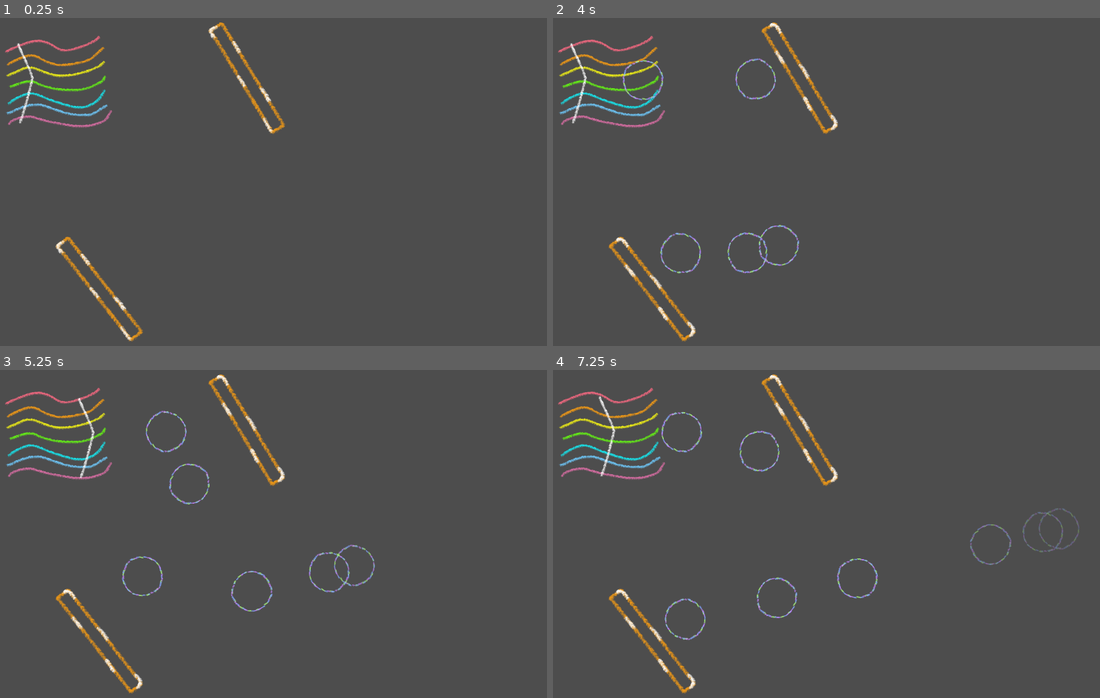
Above: before the commit, frames 1-4 (two rows, left to right).
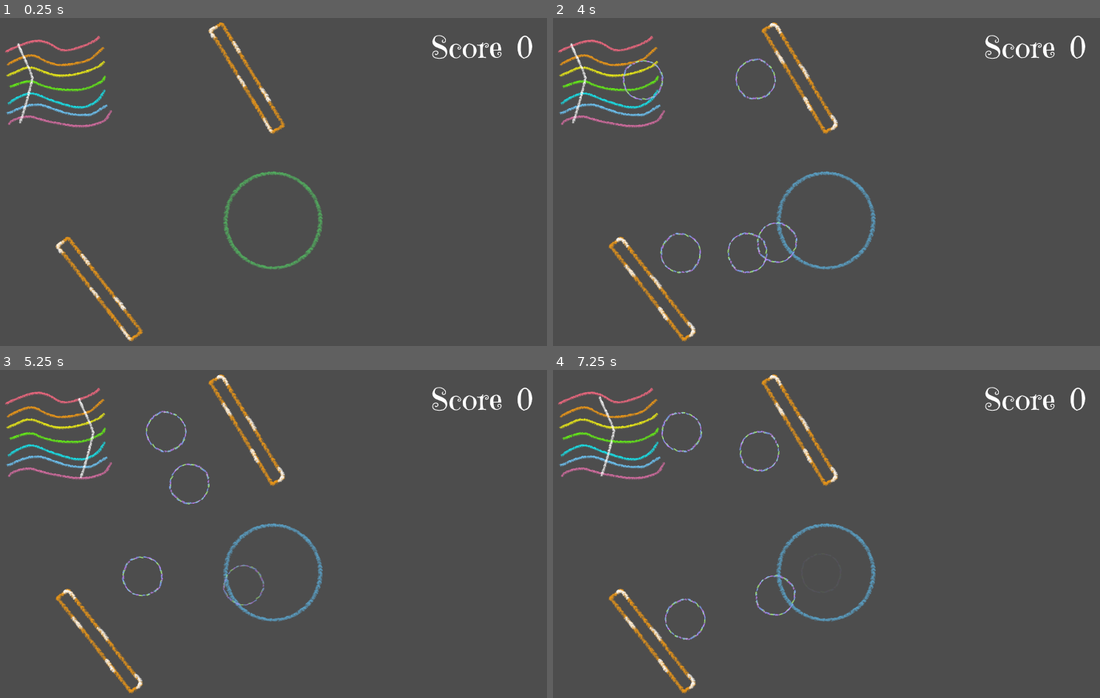
Above: after the commit, the same moments.

Repository: KuthorX/element-maze
Game: Godot game, scene res://node_2d.tscn
Same seed, same stepped clock (60 frames per second), same inputs: the game is played once before the commit and once after it.
Inputs:
- Up to frame 1 (0.25 s): no input
- Up to frame 2 (4 s): tap Enter (ui_accept) at 0.5, 0.77, 1.52, 3.02, 3.77 s
- Up to frame 3 (5.25 s): tap Enter (ui_accept) at 4.52 s
- Up to frame 4 (7.25 s): tap Enter (ui_accept) at 6.02, 6.77 s

The runs differ from the first frame. In frame 1, 0.9% of the frame differs, in the area x 40-98%, y 5-77%; in frame 2, 1.2%; in frame 3, 1.4%; in frame 4, 1.6%, in the area x 36-98%, y 5-77%.

Commit message:
feat: DestinationCircle

Diff:
--- a/node_2d.tscn
+++ b/node_2d.tscn
@@ -1,10 +1,17 @@
-[gd_scene load_steps=8 format=3 uid="uid://l5rjn8rcbgs7"]
+[gd_scene load_steps=13 format=3 uid="uid://l5rjn8rcbgs7"]
 
 [ext_resource type="Texture2D" uid="uid://cygvgtb2efe2g" path="res://images/ElementSource.png" id="1_epypp"]
+[ext_resource type="Script" uid="uid://lo1bre0lpy2w" path="res://scripts/LevelScore.gd" id="1_rj586"]
 [ext_resource type="Script" uid="uid://xh0e5d3lj14e" path="res://scripts/ElementSource.gd" id="2_0e48y"]
+[ext_resource type="FontFile" uid="uid://cahop575b4dd7" path="res://fonts/EmilysCandy-Regular.ttf" id="2_4d7sh"]
+[ext_resource type="Script" uid="uid://csuirlyl12unl" path="res://scripts/DestinationCircle.gd" id="3_4d7sh"]
 [ext_resource type="SpriteFrames" uid="uid://r6t4fiwohjp7" path="res://SpriteFrames/ElementSourceArrow.tres" id="3_epypp"]
 [ext_resource type="SpriteFrames" uid="uid://7r7iwjosu258" path="res://SpriteFrames/BounceFlat.tres" id="5_kdubu"]
 [ext_resource type="Script" uid="uid://c1ijpdu63rwha" path="res://scripts/BounceFlat.gd" id="5_q6r6c"]
+[ext_resource type="Texture2D" uid="uid://ccat63jcuwfmp" path="res://images/DestinationCircle.png" id="6_kdubu"]
+
+[sub_resource type="CircleShape2D" id="CircleShape2D_d21ai"]
+radius = 853.33
 
 [sub_resource type="CapsuleShape2D" id="CapsuleShape2D_q6r6c"]
 radius = 127.27344
@@ -16,6 +23,52 @@
 [node name="Node2D" type="Node2D"]
 
 [node name="BlackWall" type="Sprite2D" parent="."]
+visible = false
+
+[node name="PortalDoors" type="Sprite2D" parent="."]
+
+[node name="LevelScore" type="Control" parent="."]
+layout_mode = 3
+anchors_preset = 0
+offset_right = 40.0
+offset_bottom = 40.0
+script = ExtResource("1_rj586")
+
+[node name="Score" type="HBoxContainer" parent="LevelScore"]
+layout_mode = 0
+offset_left = 2057.0
+offset_top = 123.0
+offset_right = 2797.0
+offset_bottom = 298.0
+
+[node name="Label" type="Label" parent="LevelScore/Score"]
+layout_mode = 2
+theme_override_fonts/font = ExtResource("2_4d7sh")
+theme_override_font_sizes/font_size = 128
+text = "Score"
+
+[node name="Empty" type="Label" parent="LevelScore/Score"]
+layout_mode = 2
+text = "            "
+
+[node name="Value" type="Label" parent="LevelScore/Score"]
+layout_mode = 2
+theme_override_fonts/font = ExtResource("2_4d7sh")
+theme_override_font_sizes/font_size = 128
+text = "0"
+
+[node name="DestinationCircle" type="Sprite2D" parent="."]
+position = Vector2(1367, 953)
+scale = Vector2(0.25, 0.25)
+texture = ExtResource("6_kdubu")
+script = ExtResource("3_4d7sh")
+gradient_colors = Array[Color]([Color(0.3215116, 0.69067013, 0.37347743, 1), Color(0.35421458, 0.6346909, 0.7854926, 1), Color(0.5170341, 0.561762, 0.9152247, 1), Color(0.3529412, 0.63529414, 0.78431374, 1)])
+
+[node name="Area2D" type="Area2D" parent="DestinationCircle"]
+
+[node name="CollisionShape2D" type="CollisionShape2D" parent="DestinationCircle/Area2D"]
+position = Vector2(7.692383, 23.077148)
+shape = SubResource("CircleShape2D_d21ai")
 
 [node name="ElementSource" type="Sprite2D" parent="."]
 position = Vector2(431, 349)
@@ -30,7 +83,9 @@
 sprite_frames = ExtResource("3_epypp")
 autoplay = "default"
 
-[node name="BounceFlat" type="Sprite2D" parent="."]
+[node name="BounceFlats" type="Node2D" parent="."]
+
+[node name="BounceFlat" type="Sprite2D" parent="BounceFlats"]
 position = Vector2(1265.9999, 338.00003)
 rotation = -0.5456184
 scale = Vector2(0.22, 0.275)
@@ -38,27 +93,22 @@
 momentum_absorption_rate = 0.1
 bounce_efficiency = 1.2
 
-[node name="BounceFlatStaticBody2D" type="StaticBody2D" parent="BounceFlat"]
+[node name="BounceFlatStaticBody2D" type="StaticBody2D" parent="BounceFlats/BounceFlat"]
 
-[node name="CollisionShape2D" type="CollisionShape2D" parent="BounceFlat/BounceFlatStaticBody2D"]
-visible = false
+[node name="CollisionShape2D" type="CollisionShape2D" parent="BounceFlats/BounceFlat/BounceFlatStaticBody2D"]
 position = Vector2(-31.817696, 0)
 shape = SubResource("CapsuleShape2D_q6r6c")
 
-[node name="CollisionShape2D2" type="CollisionShape2D" parent="BounceFlat/BounceFlatStaticBody2D"]
+[node name="CollisionShape2D2" type="CollisionShape2D" parent="BounceFlats/BounceFlat/BounceFlatStaticBody2D"]
 position = Vector2(-35.382324, 46.625977)
 rotation = 0.0026840807
 shape = SubResource("RectangleShape2D_q6r6c")
 
-[node name="AnimatedSprite2D" type="AnimatedSprite2D" parent="BounceFlat"]
+[node name="AnimatedSprite2D" type="AnimatedSprite2D" parent="BounceFlats/BounceFlat"]
 sprite_frames = ExtResource("5_kdubu")
 autoplay = "default"
 
-[node name="WhiteWall" type="Sprite2D" parent="."]
-
-[node name="PortalDoors" type="Sprite2D" parent="."]
-
-[node name="BounceFlat2" type="Sprite2D" parent="."]
+[node name="BounceFlat2" type="Sprite2D" parent="BounceFlats"]
 position = Vector2(625.99994, 1251)
 rotation = -0.6642445
 scale = Vector2(0.22, 0.275)
@@ -66,18 +116,18 @@
 momentum_absorption_rate = 0.1
 bounce_efficiency = 1.2
 
-[node name="BounceFlatStaticBody2D" type="StaticBody2D" parent="BounceFlat2"]
+[node name="BounceFlatStaticBody2D" type="StaticBody2D" parent="BounceFlats/BounceFlat2"]
 
-[node name="CollisionShape2D" type="CollisionShape2D" parent="BounceFlat2/BounceFlatStaticBody2D"]
+[node name="CollisionShape2D" type="CollisionShape2D" parent="BounceFlats/BounceFlat2/BounceFlatStaticBody2D"]
 visible = false
 position = Vector2(-31.817696, 0)
 shape = SubResource("CapsuleShape2D_q6r6c")
 
-[node name="CollisionShape2D2" type="CollisionShape2D" parent="BounceFlat2/BounceFlatStaticBody2D"]
+[node name="CollisionShape2D2" type="CollisionShape2D" parent="BounceFlats/BounceFlat2/BounceFlatStaticBody2D"]
 position = Vector2(-35.382324, 46.625977)
 rotation = 0.0026840807
 shape = SubResource("RectangleShape2D_q6r6c")
 
-[node name="AnimatedSprite2D" type="AnimatedSprite2D" parent="BounceFlat2"]
+[node name="AnimatedSprite2D" type="AnimatedSprite2D" parent="BounceFlats/BounceFlat2"]
 sprite_frames = ExtResource("5_kdubu")
 autoplay = "default"
--- a/nodes/ColorBall.tscn
+++ b/nodes/ColorBall.tscn
@@ -17,6 +17,12 @@
 
 [node name="RigidBody2D" type="RigidBody2D" parent="."]
 
-[node name="CollisionShape2D" type="CollisionShape2D" parent="RigidBody2D"]
+[node name="ColorBallCollisionShape2D" type="CollisionShape2D" parent="RigidBody2D"]
 position = Vector2(-4, 44)
 shape = SubResource("CircleShape2D_epypp")
+
+[node name="Area2D" type="Area2D" parent="."]
+
+[node name="ColorBallCollisionShape2D" type="CollisionShape2D" parent="Area2D"]
+position = Vector2(-4, 44)
+shape = SubResource("CircleShape2D_epypp")
--- /dev/null
+++ b/scripts/DestinationCircle.gd
@@ -0,0 +1,161 @@
+extends Sprite2D
+
+@export var hue_step: float = 1
+@export var gradient_colors: Array[Color] = []
+@export var snap_distance_px: float = 2.0
+
+var _color_index_t: float = 0.0
+var last_captured_momentum: int = 0
+
+const ColorBallScript := preload("res://scripts/ColorBall.gd")
+
+# 正在被减速吸附的球：{ ball: { initial:int, original_decay:float } }
+var _capturing: Dictionary = {}
+
+var _area: Area2D
+
+func _is_color_ball(node: Node) -> bool:
+	return node != null and node.get_script() == ColorBallScript
+
+func _ready():
+	_area = get_node("Area2D")
+
+	# 连接进入事件（也可在编辑器中直接连接）
+	if not _area.is_connected("body_entered", Callable(self, "_on_body_entered")):
+		_area.connect("body_entered", Callable(self, "_on_body_entered"))
+	if not _area.is_connected("area_entered", Callable(self, "_on_area_entered")):
+		_area.connect("area_entered", Callable(self, "_on_area_entered"))
+	if not _area.is_connected("body_exited", Callable(self, "_on_body_exited")):
+		_area.connect("body_exited", Callable(self, "_on_body_exited"))
+	if not _area.is_connected("area_exited", Callable(self, "_on_area_exited")):
+		_area.connect("area_exited", Callable(self, "_on_area_exited"))
+
+func _process(delta: float) -> void:
+	# 仅依据给定的颜色数组进行离散跳变
+	var count := gradient_colors.size()
+	if count == 0:
+		return
+	_color_index_t = fposmod(_color_index_t + hue_step * delta, float(count))
+	var seg_index: int = int(floor(_color_index_t)) % count
+	var c: Color = gradient_colors[seg_index]
+	modulate = Color(c.r, c.g, c.b, modulate.a)
+
+func _physics_process(_delta: float) -> void:
+	# 对正在被吸附的球，持续引导其以恰好在圆心停下
+	for ball in _capturing.keys():
+		if not is_instance_valid(ball):
+			_capturing.erase(ball)
+			continue
+		_guide_ball_to_center(ball)
+
+func _on_body_entered(body: Node) -> void:
+	print("on_body_entered")
+	_try_capture_from_node(body)
+
+func _on_area_entered(area: Node) -> void:
+	print("on_area_entered")
+	_try_capture_from_node(area)
+
+func _on_body_exited(body: Node) -> void:
+	print("on_body_exited")
+	_release_if_tracking(body)
+
+func _on_area_exited(area: Node) -> void:
+	print("on_area_exited")
+	_release_if_tracking(area)
+
+func _try_capture_from_node(node: Node) -> void:
+	# 直接是 ColorBall
+	if _is_color_ball(node):
+		_begin_capturing(node)
+		return
+	# 进入的是子节点（例如有碰撞形状的子体），则沿父链寻找 ColorBall
+	var current: Node = node
+	while current:
+		if _is_color_ball(current):
+			_begin_capturing(current)
+			return
+		current = current.get_parent()
+
+func _begin_capturing(ball: Node) -> void:
+	if not _is_color_ball(ball):
+		return
+	if _capturing.has(ball):
+		return
+	var v: float = float(ball.momentum)
+	if v <= 0.0:
+		return
+	var d: float = (self.global_position - ball.global_position).length()
+	if d <= snap_distance_px:
+		# 直接吸附到中心并结算
+		var captured_immediate: int = int(ceil(v))
+		last_captured_momentum = captured_immediate
+		ball.global_position = self.global_position
+		ball.momentum = 0.0
+		_add_score(captured_immediate)
+		return
+	# 保存原衰减，记录初始分数，开始引导
+	var info := {
+		"initial": int(ceil(v)),
+		"original_decay": ball.momentum_decay_per_second
+	}
+	_capturing[ball] = info
+	_apply_guidance(ball)
+
+func _guide_ball_to_center(ball: Node) -> void:
+	if not _is_color_ball(ball):
+		_capturing.erase(ball)
+		return
+	var v: float = float(ball.momentum)
+	var to_center: Vector2 = self.global_position - ball.global_position
+	var d: float = to_center.length()
+	if d <= snap_distance_px or v <= 0.0:
+		# 吸附并结算
+		ball.global_position = self.global_position
+		ball.momentum = 0.0
+		if _capturing.has(ball):
+			var info = _capturing[ball]
+			last_captured_momentum = int(info.initial)
+			_restore_decay(ball, float(info.original_decay))
+			_add_score(int(info.initial))
+			_capturing.erase(ball)
+		return
+	# 持续将方向指向中心，并设置恰好在中心停下的减速
+	ball.direction = to_center.normalized()
+	var a: float = max(0.0001, (v * v) / max(0.001, 2.0 * d))
+	ball.momentum_decay_per_second = a
+
+func _apply_guidance(ball: Node) -> void:
+	# 初始时也需要设置一次方向与减速
+	_guide_ball_to_center(ball)
+
+func _release_if_tracking(node: Node) -> void:
+	# 离开检测区，停止吸附并恢复参数（若尚未结算）
+	var ball := _find_ball_from_node(node)
+	if ball and _capturing.has(ball):
+		var info = _capturing[ball]
+		_restore_decay(ball, float(info.original_decay))
+		_capturing.erase(ball)
+
+func _find_ball_from_node(node: Node) -> Node:
+	if _is_color_ball(node):
+		return node
+	var current: Node = node
+	while current:
+		if _is_color_ball(current):
+			return current
+		current = current.get_parent()
+	return null
+
+func _restore_decay(ball: Node, original_decay: float) -> void:
+	if _is_color_ball(ball):
+		ball.momentum_decay_per_second = original_decay
+
+func _add_score(amount: int) -> void:
+	var ls := get_node_or_null("/root/LevelScore")
+	if ls == null:
+		var candidates := get_tree().get_nodes_in_group("level_score")
+		if candidates.size() > 0:
+			ls = candidates[0]
+	if ls and ls.has_method("add_score"):
+		ls.add_score(amount)
--- /dev/null
+++ b/scripts/LevelScore.gd
@@ -0,0 +1,21 @@
+extends Control
+
+var score: int = 0
+
+func _ready() -> void:
+    add_to_group("level_score")
+
+func add_score(amount: int) -> void:
+    if amount == 0:
+        return
+    score += amount
+    _print_score()
+
+func set_score(new_score: int) -> void:
+    if new_score == score:
+        return
+    score = new_score
+    _print_score()
+
+func _print_score() -> void:
+    print("Score: ", score)
Binary file added: fonts/EmilysCandy-Regular.ttf
Not shown, added: fonts/EmilysCandy-Regular.ttf.import
Not shown, added: fonts/OFL.txt
Binary file added: images/DestinationCircle.png
Not shown, added: images/DestinationCircle.png.import
Not shown, added: images/K-1647.jpg.import
Not shown, added: images/K-1647.png.import
Not shown, added: scripts/DestinationCircle.gd.uid
Not shown, added: scripts/LevelScore.gd.uid
Not shown, added: .DS_Store
Not shown, changed: doc/玩法说明.md
